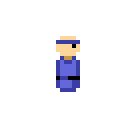
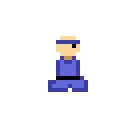
Comparing the layer stacks of the two (128, 128) images. Changes:
hid "04" over [56, 76, 80, 92]
showed "09", painted on it over [48, 76, 88, 92]
